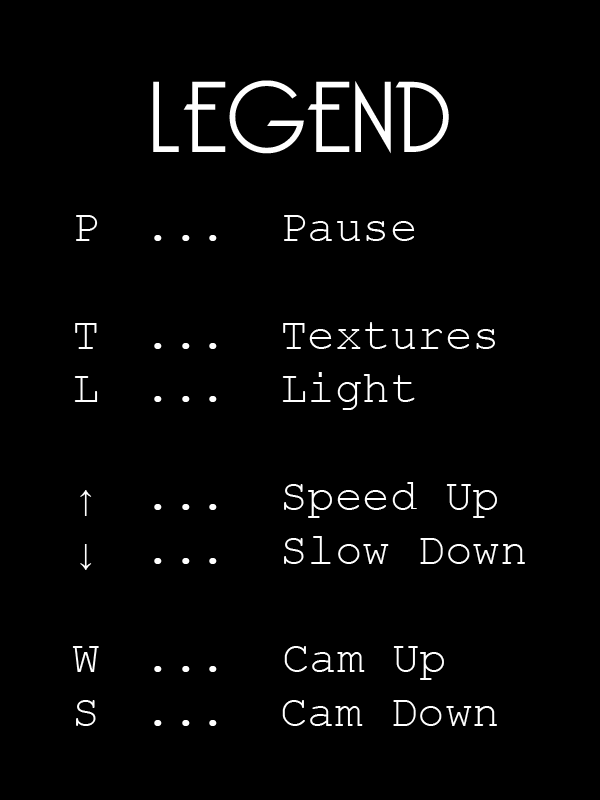
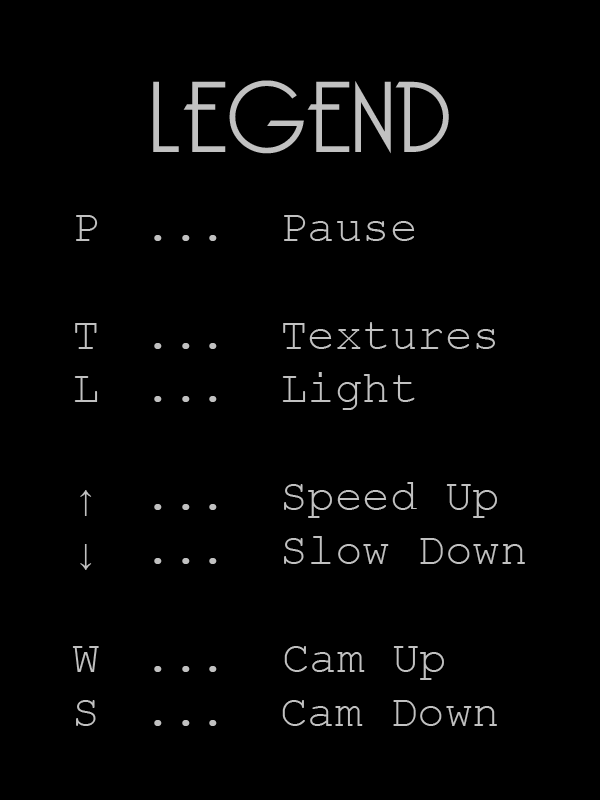
Before/after of a 600 x 800 layered artwork. What changed in the layer stack:
painted on "LEGEND P ... Pause T ... Textures L ... Light" over [72, 80, 525, 726]
